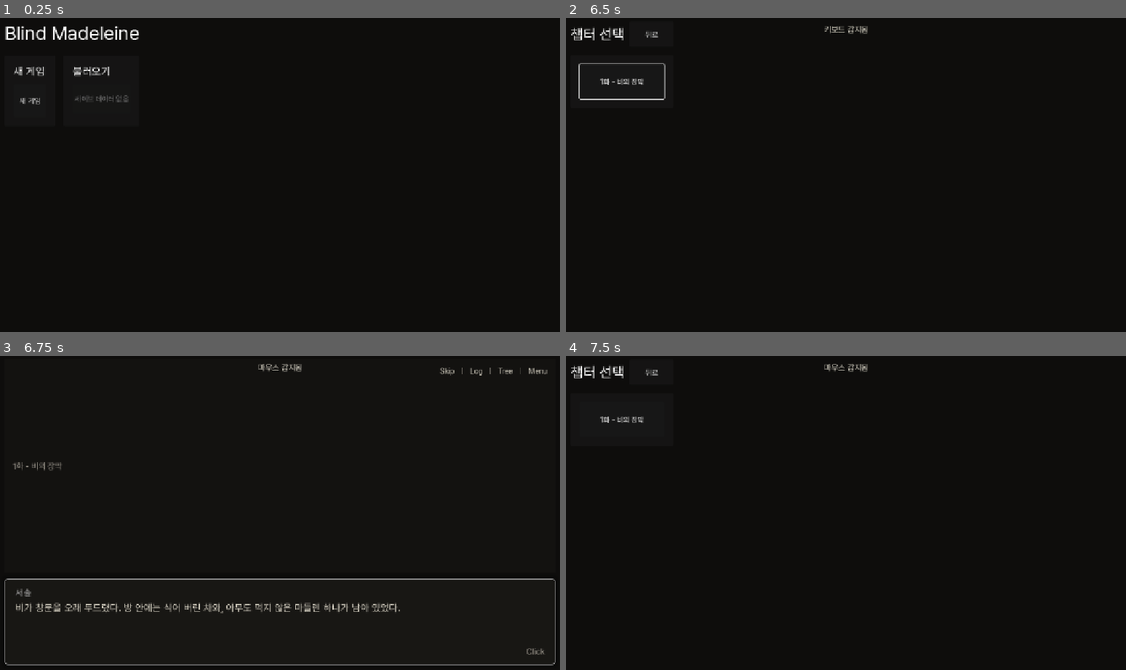
Above: before the commit, frames 1-4 (two rows, left to right).
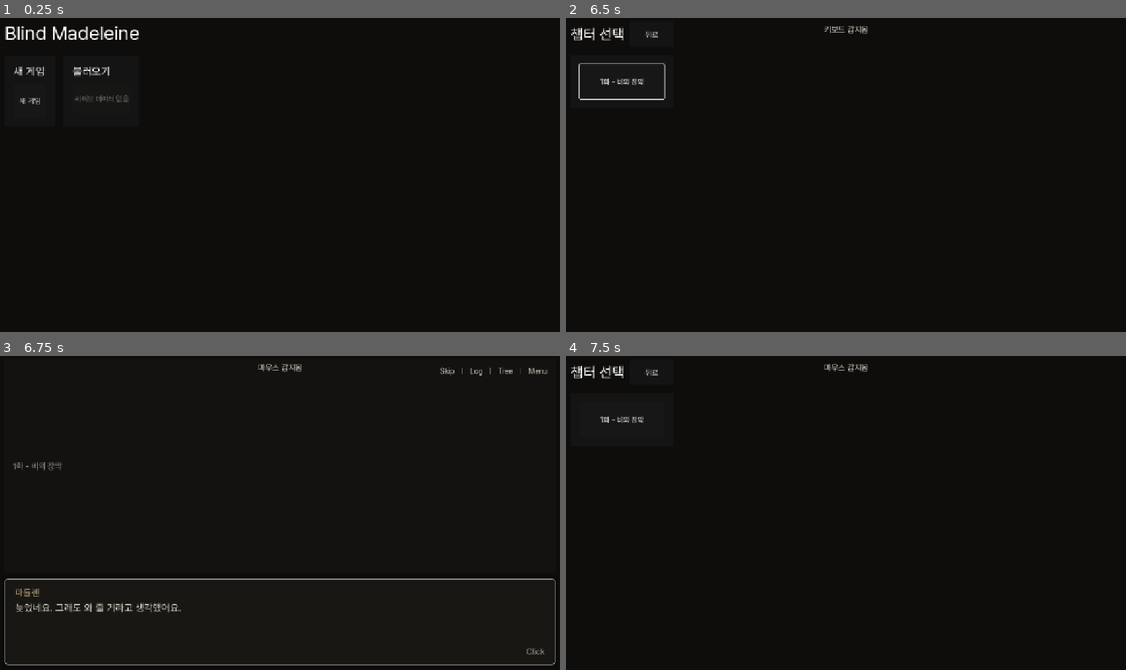
Above: after the commit, the same moments.

Repository: dev-parkjh/blind-madeleine-game
Game: Godot game, scene res://scenes/main/main.tscn
Two runs of this game, one before a commit and one after it. Both use one fixed random seed, a clock stepped at 60 frames per second and the inputs below.
Inputs (mouse positions are in pixels of both pictures, inside the frame that each line leads up to):
- Up to frame 1 (0.25 s): no input
- Up to frame 2 (6.5 s): click "새 게임" at 0.5 s; click "뒤로" at 1.25 s; click "새 게임" at 2 s; click "1화 - 비의 장막" at 2.75 s; click "Skip" at 3.5 s; tap Enter (ui_accept) at 4.25, 4.52, 5, 5.75 s; move the mouse to (974, 159) at 4.27 s; hold D (move_right) 4.28-5 s; hold Shift (log) 4.28-5 s; click (974, 159) at 4.42 s; drag from (728, 190) to (818, 240) at 5.02 s; move the mouse to (902, 102) at 5.77 s; hold D (move_right) from 5.78 s (still down); hold Space (interact) from 5.78 s (still down); click (902, 102) at 5.92 s; tap Shift (log) at 6.05 s
- Up to frame 3 (6.75 s): release D (move_right) at 6.5 s; release Space (interact) at 6.5 s; tap Enter (ui_accept) at 6.5 s; drag from (252, 578) to (106, 462) at 6.52 s
- Up to frame 4 (7.5 s): click "Skip" at 7.25 s

Frames 1-2 are identical in both runs. In frame 3, 1.1% of the frame differs, in the area x 2-72%, y 74-82%; in frame 4, nothing differs.

Commit message:
스토리 화면 빈 영역 클릭으로 대화를 진행하도록 마우스 필터 조정
Co-authored-by: Cursor <cursoragent@cursor.com>

Diff:
--- a/scripts/screens/story_dialogue_screen.gd
+++ b/scripts/screens/story_dialogue_screen.gd
@@ -136,11 +136,21 @@
 		get_viewport().set_input_as_handled()
 
 
+func _gui_input(event: InputEvent) -> void:
+	if _should_ignore_gameplay_event(event):
+		return
+
+	if _is_pointer_advance_event(event):
+		_advance_dialogue()
+		accept_event()
+
+
 func _build() -> void:
 	make_full_rect()
 
 	var layout := VBoxContainer.new()
 	layout.name = "StoryDialogueLayout"
+	layout.mouse_filter = Control.MOUSE_FILTER_IGNORE
 	layout.set_anchors_preset(Control.PRESET_FULL_RECT)
 	layout.size_flags_horizontal = Control.SIZE_EXPAND_FILL
 	layout.size_flags_vertical = Control.SIZE_EXPAND_FILL
@@ -149,28 +159,33 @@
 
 	var stage := Control.new()
 	stage.name = "Stage"
+	stage.mouse_filter = Control.MOUSE_FILTER_IGNORE
 	stage.size_flags_horizontal = Control.SIZE_EXPAND_FILL
 	stage.size_flags_vertical = Control.SIZE_EXPAND_FILL
 	layout.add_child(stage)
 
 	var background_layer := ColorRect.new()
 	background_layer.name = "BackgroundLayer"
+	background_layer.mouse_filter = Control.MOUSE_FILTER_IGNORE
 	background_layer.color = Color(0.075, 0.07, 0.065)
 	background_layer.set_anchors_preset(Control.PRESET_FULL_RECT)
 	stage.add_child(background_layer)
 
 	var character_layer := Control.new()
 	character_layer.name = "CharacterLayer"
+	character_layer.mouse_filter = Control.MOUSE_FILTER_IGNORE
 	character_layer.set_anchors_preset(Control.PRESET_FULL_RECT)
 	stage.add_child(character_layer)
 
 	var effect_layer := Control.new()
 	effect_layer.name = "EffectLayer"
+	effect_layer.mouse_filter = Control.MOUSE_FILTER_IGNORE
 	effect_layer.set_anchors_preset(Control.PRESET_FULL_RECT)
 	stage.add_child(effect_layer)
 
 	var stage_margin := MarginContainer.new()
 	stage_margin.name = "StageMargin"
+	stage_margin.mouse_filter = Control.MOUSE_FILTER_IGNORE
 	stage_margin.set_anchors_preset(Control.PRESET_FULL_RECT)
 	stage_margin.add_theme_constant_override("margin_left", 18)
 	stage_margin.add_theme_constant_override("margin_top", 14)
@@ -180,6 +195,7 @@
 
 	_chapter_label = Label.new()
 	_chapter_label.name = "ChapterLabel"
+	_chapter_label.mouse_filter = Control.MOUSE_FILTER_IGNORE
 	_chapter_label.text = ""
 	_chapter_label.add_theme_font_size_override("font_size", 18)
 	_chapter_label.add_theme_color_override("font_color", MUTED_TEXT_COLOR)
@@ -188,6 +204,7 @@
 
 	var dialogue_panel := PanelContainer.new()
 	dialogue_panel.name = "DialoguePanel"
+	dialogue_panel.mouse_filter = Control.MOUSE_FILTER_IGNORE
 	dialogue_panel.custom_minimum_size = Vector2(0, DIALOGUE_PANEL_MIN_HEIGHT)
 	dialogue_panel.size_flags_horizontal = Control.SIZE_EXPAND_FILL
 	dialogue_panel.add_theme_stylebox_override("panel", _create_dialogue_panel_style())
@@ -195,6 +212,7 @@
 
 	var margin := MarginContainer.new()
 	margin.name = "Margin"
+	margin.mouse_filter = Control.MOUSE_FILTER_IGNORE
 	margin.add_theme_constant_override("margin_left", 22)
 	margin.add_theme_constant_override("margin_top", 16)
 	margin.add_theme_constant_override("margin_right", 22)
@@ -203,6 +221,7 @@
 
 	var text_layout := VBoxContainer.new()
 	text_layout.name = "TextLayout"
+	text_layout.mouse_filter = Control.MOUSE_FILTER_IGNORE
 	text_layout.size_flags_horizontal = Control.SIZE_EXPAND_FILL
 	text_layout.size_flags_vertical = Control.SIZE_EXPAND_FILL
 	text_layout.add_theme_constant_override("separation", 8)
@@ -210,6 +229,7 @@
 
 	_speaker_label = Label.new()
 	_speaker_label.name = "SpeakerName"
+	_speaker_label.mouse_filter = Control.MOUSE_FILTER_IGNORE
 	_speaker_label.text = ""
 	_speaker_label.add_theme_font_size_override("font_size", 20)
 	_speaker_label.add_theme_color_override("font_color", DEFAULT_SPEAKER_COLOR)
@@ -217,6 +237,7 @@
 
 	_dialogue_text = Label.new()
 	_dialogue_text.name = "DialogueText"
+	_dialogue_text.mouse_filter = Control.MOUSE_FILTER_IGNORE
 	_dialogue_text.autowrap_mode = TextServer.AUTOWRAP_WORD_SMART
 	_dialogue_text.text = ""
 	_dialogue_text.vertical_alignment = VERTICAL_ALIGNMENT_TOP
@@ -228,18 +249,21 @@
 
 	_choice_list = VBoxContainer.new()
 	_choice_list.name = "ChoiceList"
+	_choice_list.mouse_filter = Control.MOUSE_FILTER_IGNORE
 	_choice_list.visible = false
 	_choice_list.add_theme_constant_override("separation", 8)
 	text_layout.add_child(_choice_list)
 
 	_advance_hint_bar = HBoxContainer.new()
 	_advance_hint_bar.name = "AdvanceHintBar"
+	_advance_hint_bar.mouse_filter = Control.MOUSE_FILTER_IGNORE
 	_advance_hint_bar.alignment = BoxContainer.ALIGNMENT_END
 	_advance_hint_bar.add_theme_constant_override("separation", 6)
 	text_layout.add_child(_advance_hint_bar)
 
 	_advance_hint_icon = TextureRect.new()
 	_advance_hint_icon.name = "AdvanceHintIcon"
+	_advance_hint_icon.mouse_filter = Control.MOUSE_FILTER_IGNORE
 	_advance_hint_icon.custom_minimum_size = Vector2(INPUT_ADVANCE_ICON_HEIGHT, INPUT_ADVANCE_ICON_HEIGHT)
 	_advance_hint_icon.expand_mode = TextureRect.EXPAND_IGNORE_SIZE
 	_advance_hint_icon.stretch_mode = TextureRect.STRETCH_KEEP_ASPECT_CENTERED
@@ -248,6 +272,7 @@
 
 	_advance_hint_label = Label.new()
 	_advance_hint_label.name = "AdvanceHintLabel"
+	_advance_hint_label.mouse_filter = Control.MOUSE_FILTER_IGNORE
 	_advance_hint_label.horizontal_alignment = HORIZONTAL_ALIGNMENT_RIGHT
 	_advance_hint_label.vertical_alignment = VERTICAL_ALIGNMENT_CENTER
 	_advance_hint_label.add_theme_font_size_override("font_size", 18)
